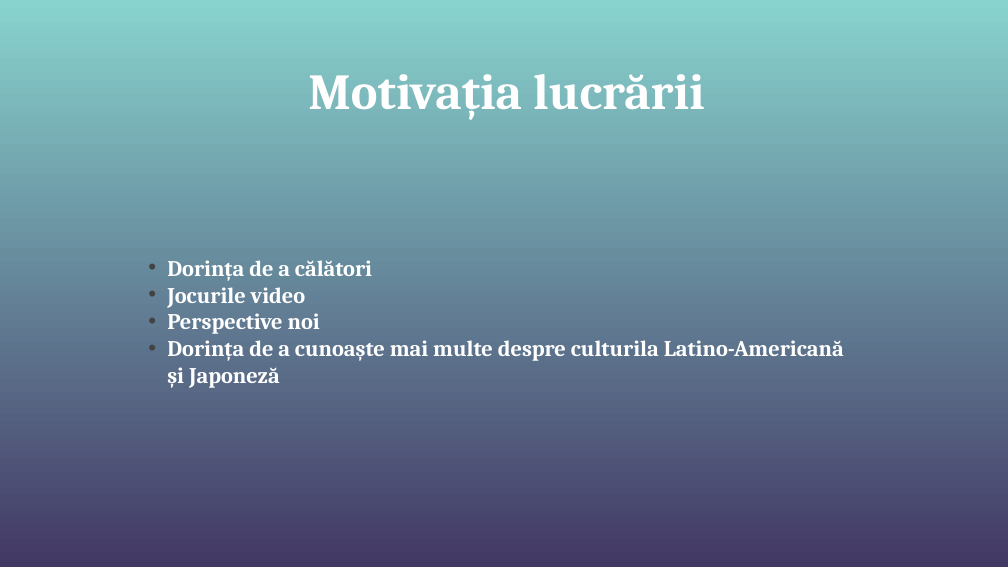
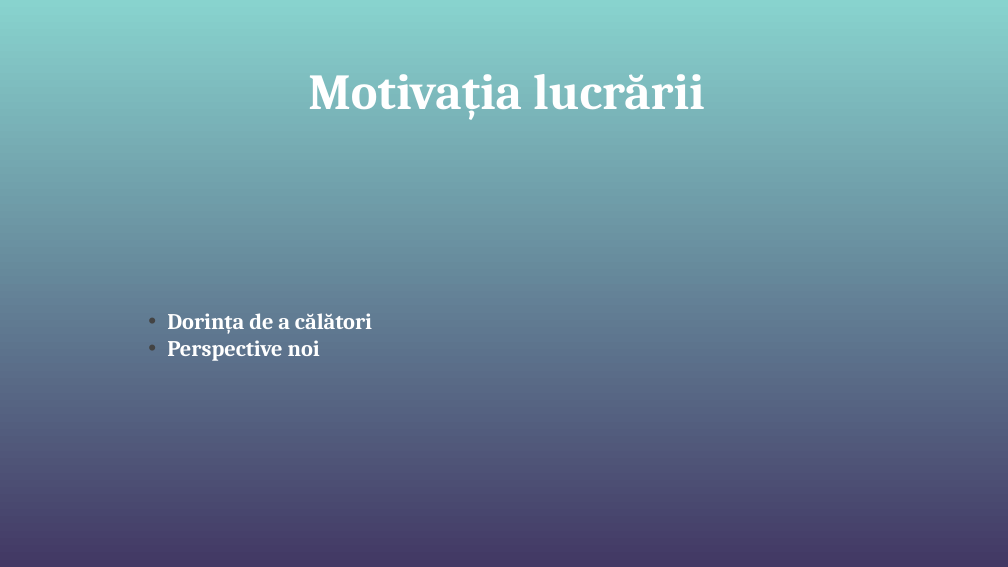
Before and after one commit to nicorescu/Licenta, a slide deck: slide 2 of Prezentare_Licenta.pptx. Drawn at 1008x567 pixels with LibreOffice and Linux fonts; fonts in the diff are those of the drawing; background and template pictures are left out. Boxes give left, top, right and bottom in pixels: in the first picture for what was removed or moved away, otherwise in the second. Text is boxed around its words. In the diff, an @@ line names an element or a change of style, - is before the commit and + after.

```diff
--- a/Prezentare_Licenta.pptx
+++ b/Prezentare_Licenta.pptx
@@ subtitle at [167, 287, 306, 308]: paragraph removed @@
-• Jocurile video
@@ subtitle at [167, 340, 844, 388]: paragraph removed @@
-• Dorința de a cunoaște mai multe despre culturila Latino-Americană și Japoneză
```
Also in this commit, not shown: 7 other files.
